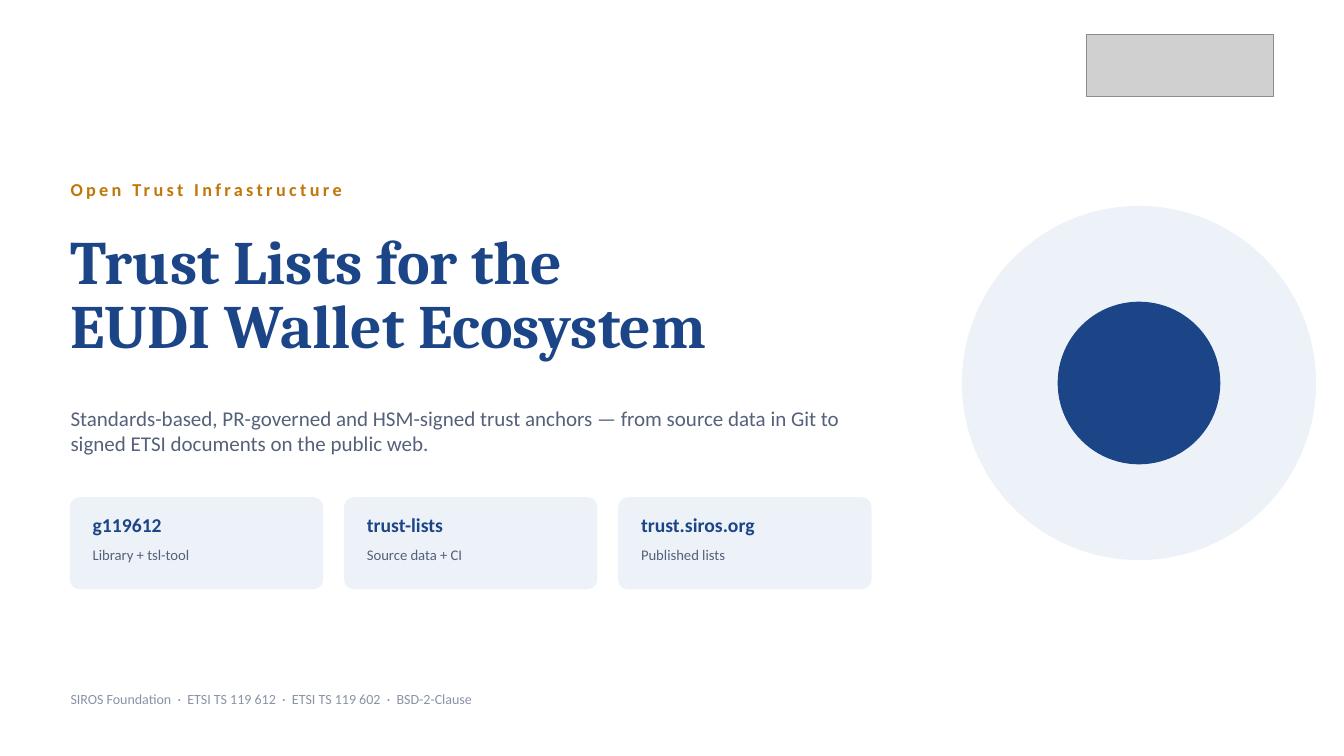
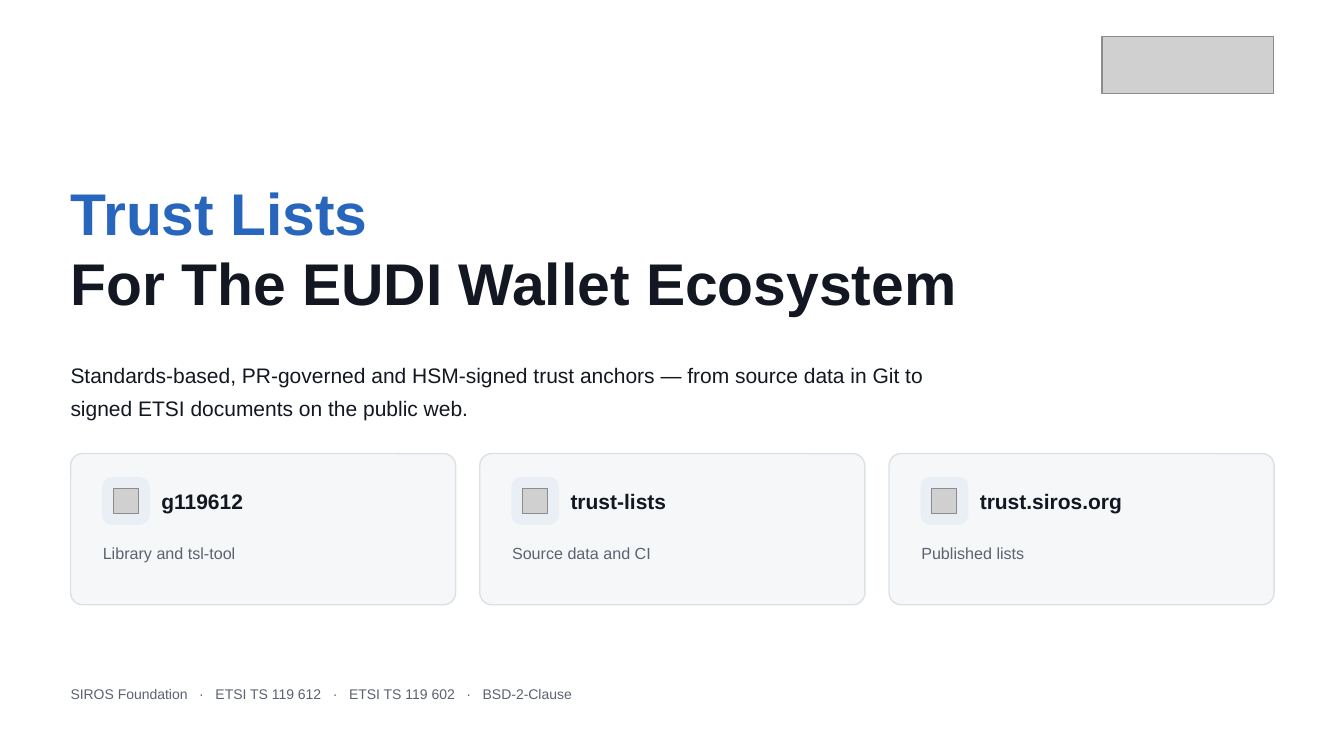
Before and after one commit to sirosfoundation/zk-cred-longfellow, a slide deck: slide 1 of docs/decks/siros-trust-infrastructure.pptx. Drawn at 1344x756 pixels with LibreOffice and Linux fonts; fonts in the diff are those of the drawing; grey boxes stand for pictures; background and template pictures are left out. Boxes give left, top, right and bottom in pixels: in the first picture for what was removed or moved away, otherwise in the second. Text is boxed around its words. In the diff, an @@ line names an element or a change of style, - is before the commit and + after.

```diff
--- a/docs/decks/siros-trust-infrastructure.pptx
+++ b/docs/decks/siros-trust-infrastructure.pptx
@@ picture: place and size @@
-picture at (1087, 34, 1273, 97)
+picture at (1102, 36, 1273, 94)
@@ text removed at (71, 173, 918, 206) @@
-Open Trust Infrastructure
@@ text at (71, 192, 956, 316): text changed; size 44 to 42 pt; font Cambria to Arial; text colour #1C4587 to #121721 @@
-Trust Lists for the
-EUDI Wallet Ecosystem
+Trust Lists
+For The EUDI Wallet Ecosystem
@@ ellipse removed at (963, 207, 1316, 560) @@
@@ ellipse removed at (1059, 302, 1220, 464) @@
@@ text "Standards-based, PR-governed and HSM-signed trust ...": place and size @@
-text "Standards-based, PR-governed and HSM-signed trust ..." at (71, 411, 839, 455)
+text "Standards-based, PR-governed and HSM-signed trust ..." at (71, 367, 922, 420)
@@ text "Standards-based, PR-governed and HSM-signed trust ..." at (71, 367, 922, 420): font Calibri to Arial, text colour #55617A to #121721; line spacing 1 to 23pt @@
@@ rounded rectangle: place and size @@
-rounded rectangle at (71, 498, 323, 589)
+rounded rectangle at (71, 454, 456, 605)
@@ rounded rectangle at (71, 454, 456, 605): fill #EDF2F9 to #F6F7F9; outline #EDF2F9 1 pt to #DCE1E5 1 pt; proportions changed @@
@@ rounded rectangle added at (103, 478, 149, 524), fill #EAEFF6, outline #EAEFF6 1 pt @@
@@ text "g119612": place and size @@
-text "g119612" at (93, 518, 162, 536)
+text "g119612" at (161, 494, 243, 513)
@@ rounded rectangle at (480, 454, 865, 605): fill #EDF2F9 to #F6F7F9; outline #EDF2F9 1 pt to #DCE1E5 1 pt; proportions changed @@
@@ rounded rectangle: place and size @@
-rounded rectangle at (619, 498, 871, 589)
+rounded rectangle at (480, 454, 865, 605)
@@ rounded rectangle: place and size @@
-rounded rectangle at (345, 498, 597, 589)
+rounded rectangle at (512, 478, 559, 524)
@@ rounded rectangle at (512, 478, 559, 524): fill #EDF2F9 to #EAEFF6; outline #EDF2F9 1 pt to #EAEFF6 1 pt; proportions changed @@
@@ text "trust-lists": place and size @@
-text "trust-lists" at (367, 518, 443, 532)
+text "trust-lists" at (571, 493, 667, 510)
@@ rounded rectangle added at (889, 454, 1274, 605), fill #F6F7F9, outline #DCE1E5 1 pt @@
@@ rounded rectangle added at (922, 478, 968, 524), fill #EAEFF6, outline #EAEFF6 1 pt @@
@@ size 14 to 15 pt, font Calibri to Arial, text colour #1C4587 to #121721 in 3 elements at (161, 494, 243, 513), (571, 493, 667, 510), (980, 493, 1122, 513) @@
@@ text "trust.siros.org": place and size @@
-text "trust.siros.org" at (641, 518, 755, 536)
+text "trust.siros.org" at (980, 493, 1122, 513)
@@ picture added at (114, 489, 139, 514) @@
@@ picture added at (523, 489, 548, 514) @@
@@ picture added at (933, 489, 958, 514) @@
@@ text "Published lists": place and size @@
-text "Published lists" at (641, 550, 725, 560)
+text "Published lists" at (921, 547, 1025, 559)
@@ text "Published lists" at (921, 547, 1025, 559): size 10.5 to 11.5 pt, font Calibri to Arial, text colour #55617A to #5C6270 @@
@@ text at (103, 547, 235, 563): text changed; size 10.5 to 11.5 pt; font Calibri to Arial; text colour #55617A to #5C6270 @@
-Library + tsl-tool
+Library and tsl-tool
@@ text at (512, 547, 651, 559): text changed; size 10.5 to 11.5 pt; font Calibri to Arial; text colour #55617A to #5C6270 @@
-Source data + CI
+Source data and CI
@@ text "SIROS Foundation · ETSI TS ..." at (71, 689, 572, 699): font Calibri to Arial, text colour #8A93A6 to #5C6270 @@
```
Also in this commit, not shown: 9 other slides changed, 4 other files.
